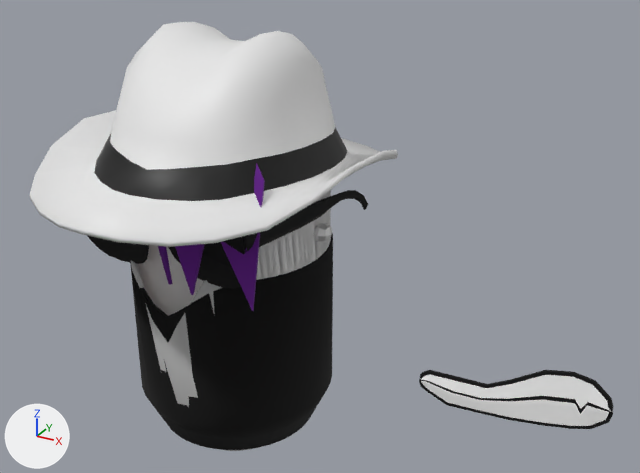
Renders of the FBX model PagodemoV1/Assets/FBX/Characters/Emo2.fbx from each side of a commit.
Camera for both pictures: a 50 mm camera at (4.72, -6.74, 6.04) aimed at (1.02, -0.01, 2.68). Arrows for +X, +Y and +Z are at lower left; the lights stay in place. Where no turn or scale is listed for an object, it has been applied to the vertices.

Objects in the first picture: 'Brincos', 'Camisa', 'Camisa 2', 'Capsula 1', 'Chapeu', 'Franja', 'Oculos', 'Plane'.
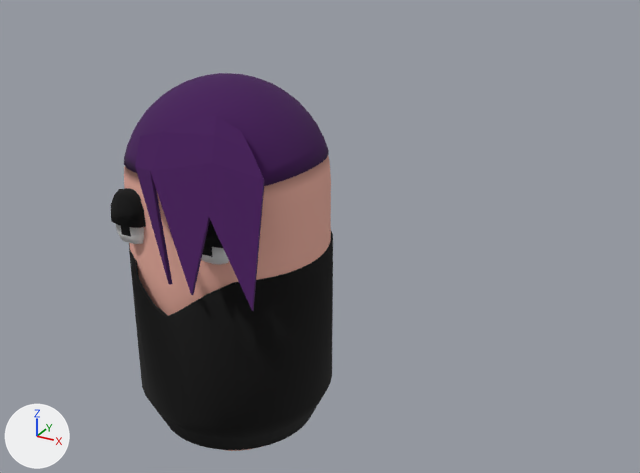
Changed parts and their boxes (x1, y1, x2, y2) in the pictures (640 x 473 px):
'Chapeu', deleted
    before: (30, 22, 398, 247)
    faces in mat_base (white #e7e7e7): (30, 22, 398, 247)
    faces in mat_material (black #000000): (94, 127, 347, 201)
'Capsula 2', recoloured
    both: (124, 73, 331, 316)
'Franja', recoloured
    both: (135, 116, 265, 311)
'Plane', deleted
    before: (419, 370, 613, 429)
    faces in mat_teeth (white #ffffff): (421, 374, 609, 426)
    faces in mat_eye_1 (black #000000): (419, 370, 613, 429)
'Capsula 1', deleted
    before: (137, 190, 331, 451)
'Oculos', deleted
    before: (87, 190, 368, 289)
'Camisa', deleted
    before: (131, 260, 222, 407)
'Brincos', deleted
    before: (314, 223, 333, 242)
part 1 of me_roundcube_003, recoloured
    after: (124, 156, 331, 451)
'Olhos 2', unchanged, uncovered by the edit
    after: (111, 188, 229, 264)

What changed in the scene script:
```text
Change mat_hair_1:
    mat_hair_1.base_color: (0.113, 0.00828, 0.23) -> (0.0577, 0.00625, 0.0985)  # purple #5e1684 -> dark purple #441258
Add mat_skin3:
    mat_skin3 = principled_material('Skin3')
    mat_skin3.base_color = (0.829, 0.422, 0.344)  # beige #ebae9e
    mat_skin3.roughness = 1.0
Change me_roundcube_003:
    where me_roundcube_003.from_pydata(...)  # 682 vertices, 680 faces; spans x -1.0..1.0, y -1.0..1.0, z -2.0..2.01
    used by ob_capsula_2; location = (0.0, 0.0, 2.085)
    me_roundcube_003 part 1: all 460 faces that had it switch from mat_skin_2 (pink #d1a59e) to mat_skin3 (beige #ebae9e)
Remove ob_chapeu:
    ob_chapeu = bpy.data.objects.new('Chapeu', me_roundcube_001)
    ob_chapeu.location = (0.0, 0.0, 3.541)
Remove ob_brincos:
    ob_brincos = bpy.data.objects.new('Brincos', me_cube)
    ob_brincos.location = (1.047, 0.0, 2.722)
Remove ob_oculos:
    ob_oculos = bpy.data.objects.new('Oculos', me_plane_003)
    ob_oculos.location = (0.015, -1.182, 2.749)
Remove ob_capsula_1:
    ob_capsula_1 = bpy.data.objects.new('Capsula 1', me_roundcube)
    ob_capsula_1.location = (0.0, 0.0, 2.085)
Remove ob_plane:
    ob_plane = bpy.data.objects.new('Plane', me_plane_004)
    ob_plane.location = (2.815, -1.145, 2.11)
Remove ob_camisa:
    ob_camisa = bpy.data.objects.new('Camisa', me_roundcube_002)
    ob_camisa.location = (0.0, 0.013, 1.424)
```
